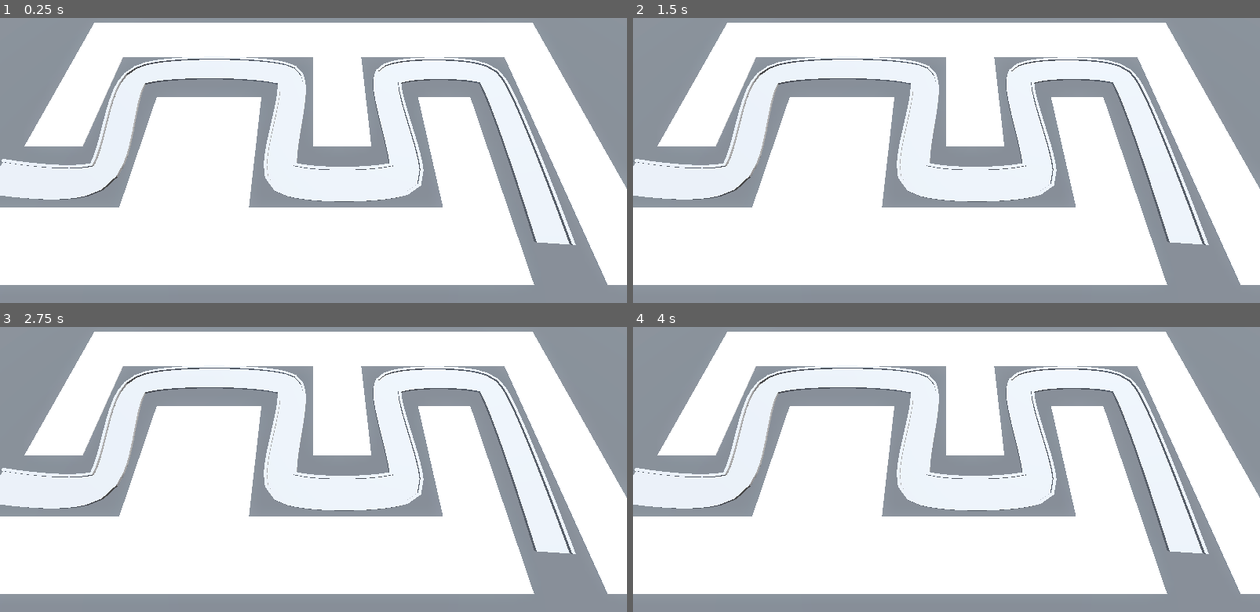
Above: before the commit, frames 1-4 (two rows, left to right).
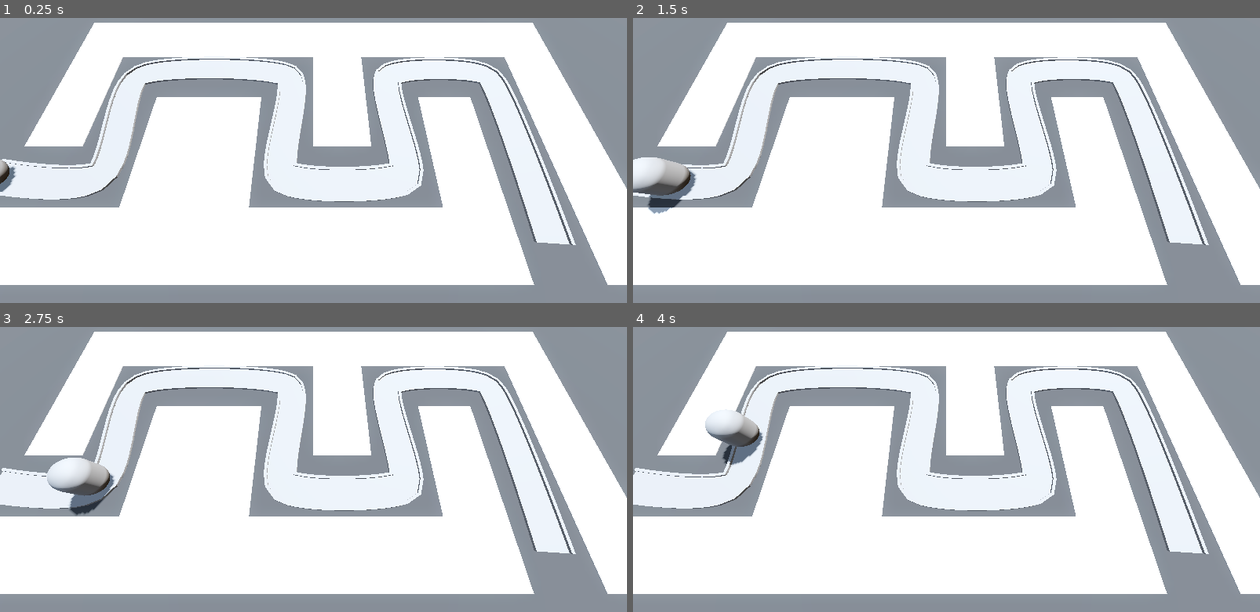
Above: after the commit, the same moments.

Repository: Bzparkes/BarbarianBlaster
Game: Godot game, scene res://BaseLevel.tscn
Two runs of this game, one before a commit and one after it. Both use one fixed random seed, a clock stepped at 60 frames per second and the inputs below. Before the commit the project has no main scene; this scene is started directly in both runs.
Inputs:
- Up to frame 1 (0.25 s): no input
- Up to frame 2 (1.5 s): no input
- Up to frame 3 (2.75 s): no input
- Up to frame 4 (4 s): no input

The runs differ from the first frame. In frame 1, 0.2% of the frame differs, in the area x 0-3%, y 49-61%; in frame 2, 1.2%; in frame 3, 1.3%, in the area x 7-19%, y 45-67%; in frame 4, 1.0%.

Commit message:
Added in enemy prototype and set the movement along the track

Diff:
--- a/BaseLevel.tscn
+++ b/BaseLevel.tscn
@@ -1,6 +1,7 @@
-[gd_scene load_steps=7 format=3 uid="uid://07b0w8wg0t3d"]
+[gd_scene load_steps=8 format=3 uid="uid://07b0w8wg0t3d"]
 
 [ext_resource type="MeshLibrary" uid="uid://016mydobghxt" path="res://MeshLibraries/SpaceLibrary.tres" id="1_lvb7b"]
+[ext_resource type="PackedScene" uid="uid://cedg4p1ktt00c" path="res://Enemy/enemy.tscn" id="2_5x8ra"]
 
 [sub_resource type="ProceduralSkyMaterial" id="ProceduralSkyMaterial_dq0bh"]
 sky_horizon_color = Color(0.66224277, 0.6717428, 0.6867428, 1)
@@ -97,3 +98,7 @@
 path_continuous_u = true
 path_u_distance = 1.0
 path_joined = false
+
+[node name="Enemy" parent="Path3D" instance=ExtResource("2_5x8ra")]
+transform = Transform3D(-0.1643964, 0, -0.98637784, 0, 1, 0, 0.98637784, 0, -0.1643964, -21, 0, 6)
+speed = 2.63
--- /dev/null
+++ b/Enemy/enemy.gd
@@ -0,0 +1,7 @@
+extends PathFollow3D
+
+@export var speed: float = 2.5
+
+# Called every frame. 'delta' is the elapsed time since the previous frame.
+func _process(delta: float) -> void:
+	progress += delta * speed
--- /dev/null
+++ b/Enemy/enemy.tscn
@@ -0,0 +1,17 @@
+[gd_scene load_steps=3 format=3 uid="uid://cedg4p1ktt00c"]
+
+[ext_resource type="Script" uid="uid://dclhr4q00jc3u" path="res://Enemy/enemy.gd" id="1_2pb1h"]
+
+[sub_resource type="CapsuleMesh" id="CapsuleMesh_lvb7b"]
+radius = 1.0
+height = 3.0
+
+[node name="Enemy" type="PathFollow3D"]
+transform = Transform3D(-0.1643964, 0, -0.98637784, 0, 1, 0, 0.98637784, 0, -0.1643964, 0, 0, 0)
+loop = false
+script = ExtResource("1_2pb1h")
+speed = 5.0
+
+[node name="MeshInstance3D" type="MeshInstance3D" parent="."]
+transform = Transform3D(1, 0, 0, 0, 1, 0, 0, 0, 1, 0, 1.5, 0)
+mesh = SubResource("CapsuleMesh_lvb7b")
--- a/project.godot
+++ b/project.godot
@@ -11,5 +11,6 @@
 [application]
 
 config/name="Barbarian Blaster"
+run/main_scene="uid://07b0w8wg0t3d"
 config/features=PackedStringArray("4.5", "Forward Plus")
 config/icon="res://icon.svg"
Not shown, added: Enemy/enemy.gd.uid
